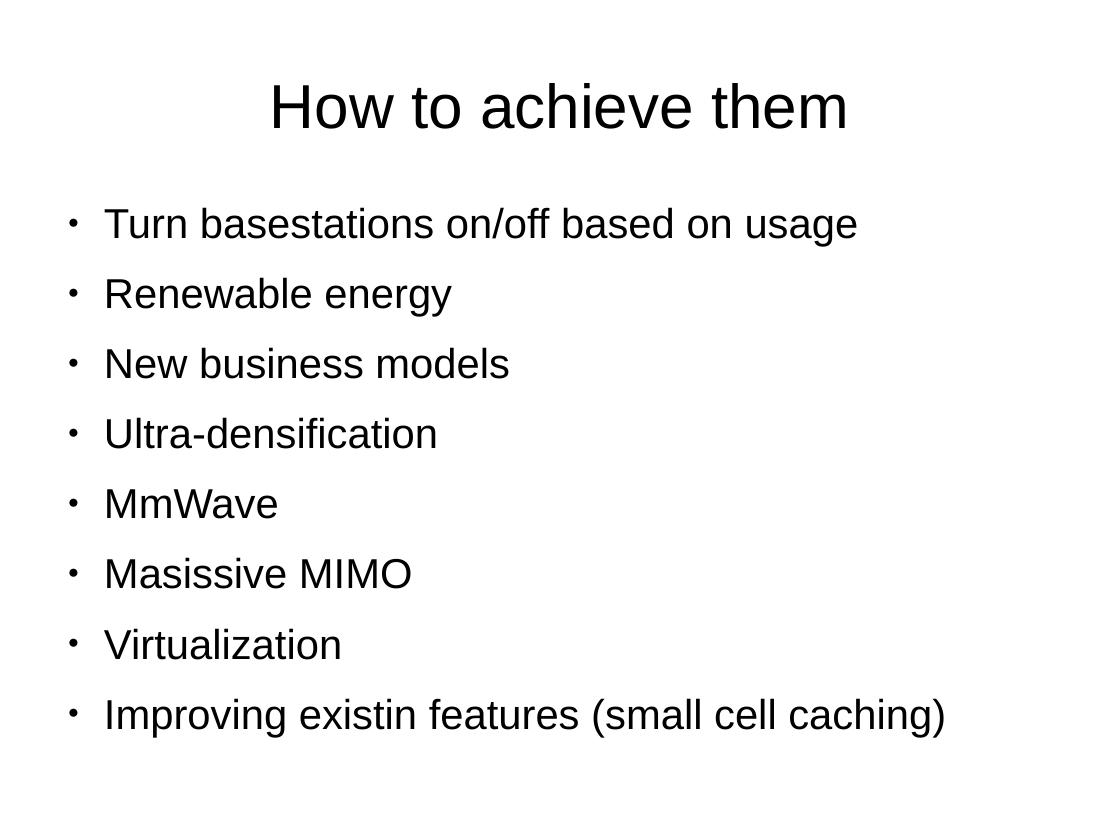
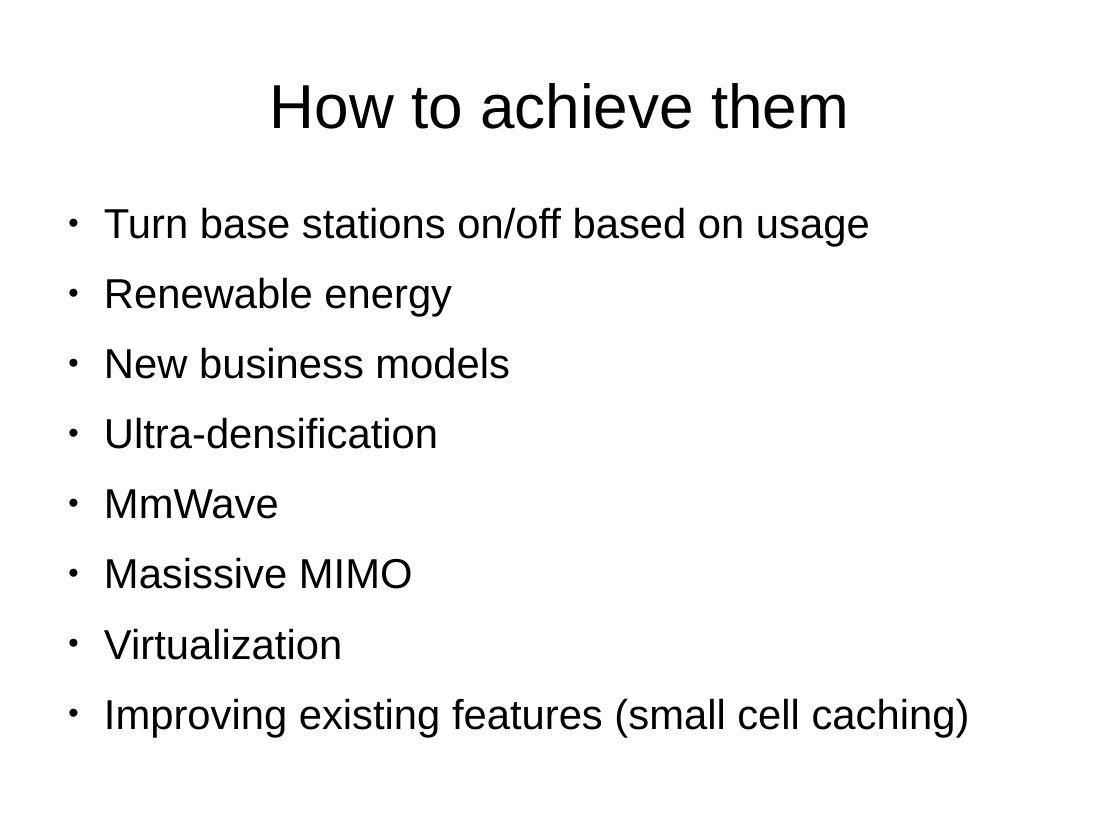
Before and after one commit to nipakoo/Mobile-Data-Analytics, a slide deck: slide 8 of presentation.odp. Drawn at 1120x840 pixels with LibreOffice and Linux fonts; fonts in the diff are those of the drawing. Boxes give left, top, right and bottom in pixels: in the first picture for what was removed or moved away, otherwise in the second. Text is boxed around its words. In the diff, an @@ line names an element or a change of style, - is before the commit and + after.

```diff
--- a/presentation.odp
+++ b/presentation.odp
@@ text at (104, 207, 870, 247): spaces changed @@
-● Turn basestations on/off based on usage
+● Turn base stations on/off based on usage
@@ text at (104, 698, 970, 737): text changed @@
-● Improving existin features (small cell caching)
+● Improving existing features (small cell caching)
```
Also in this commit, not shown: 5 other slides changed, 3 other files.
